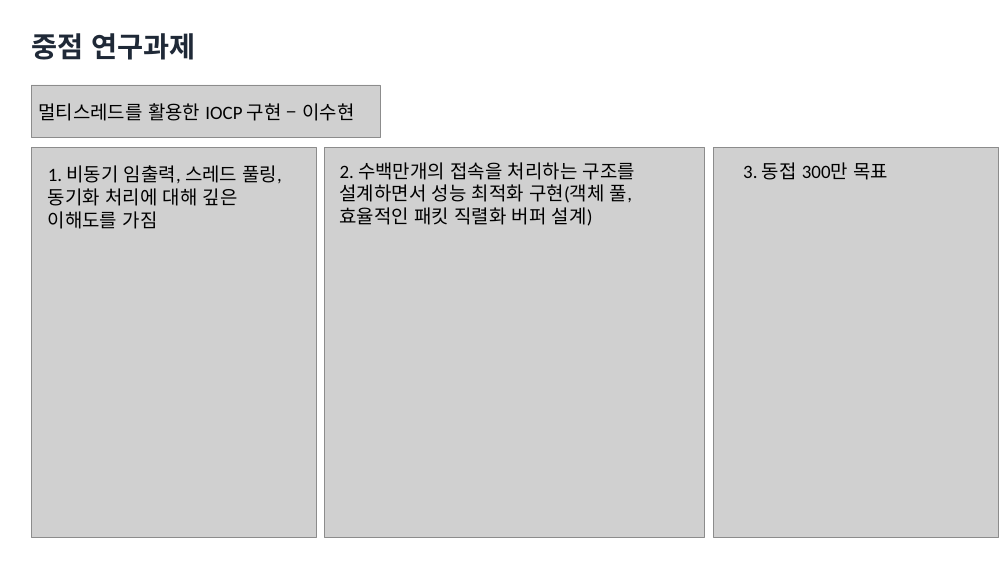
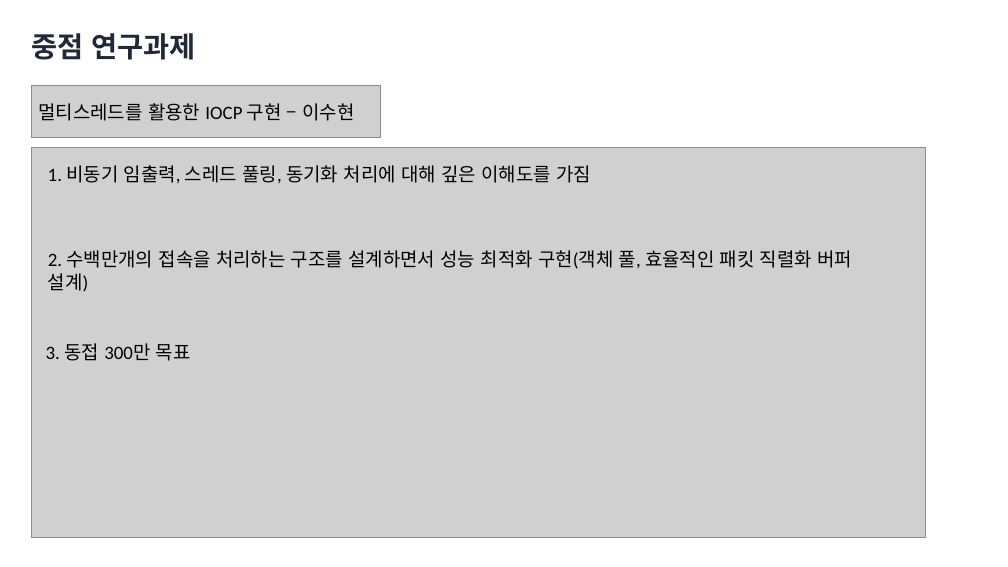
Before and after one commit to yunseo0129/2025_CapstoneGame, a slide deck: slide 11 of Design/종합설계기획.pptx. Drawn at 1008x567 pixels with LibreOffice and Linux fonts; fonts in the diff are those of the drawing; grey boxes stand for pictures; background and template pictures are left out. Boxes give left, top, right and bottom in pixels: in the first picture for what was removed or moved away, otherwise in the second. Text is boxed around its words. In the diff, an @@ line names an element or a change of style, - is before the commit and + after.

```diff
--- a/Design/종합설계기획.pptx
+++ b/Design/종합설계기획.pptx
@@ picture resized from (x1=32, y1=147, x2=317, y2=537) to (x1=32, y1=147, x2=926, y2=537) @@
@@ picture removed at (x1=324, y1=147, x2=705, y2=537) @@
@@ picture removed at (x1=714, y1=147, x2=999, y2=537) @@
@@ text "1. 비동기 임출력, 스레드 풀링, ..." rewrapped from (x1=48, y1=165, x2=281, y2=229) to (x1=48, y1=165, x2=591, y2=183) @@
@@ text "2. 수백만개의 접속을 처리하는 구조를 ..." rewrapped from (x1=340, y1=162, x2=635, y2=226) to (x1=48, y1=250, x2=852, y2=292) @@
@@ text "3. 동접 300만 목표" moved from (x1=743, y1=162, x2=888, y2=180) to (x1=46, y1=343, x2=191, y2=361) @@
```
Also in this commit, not shown: 4 other slides changed.
